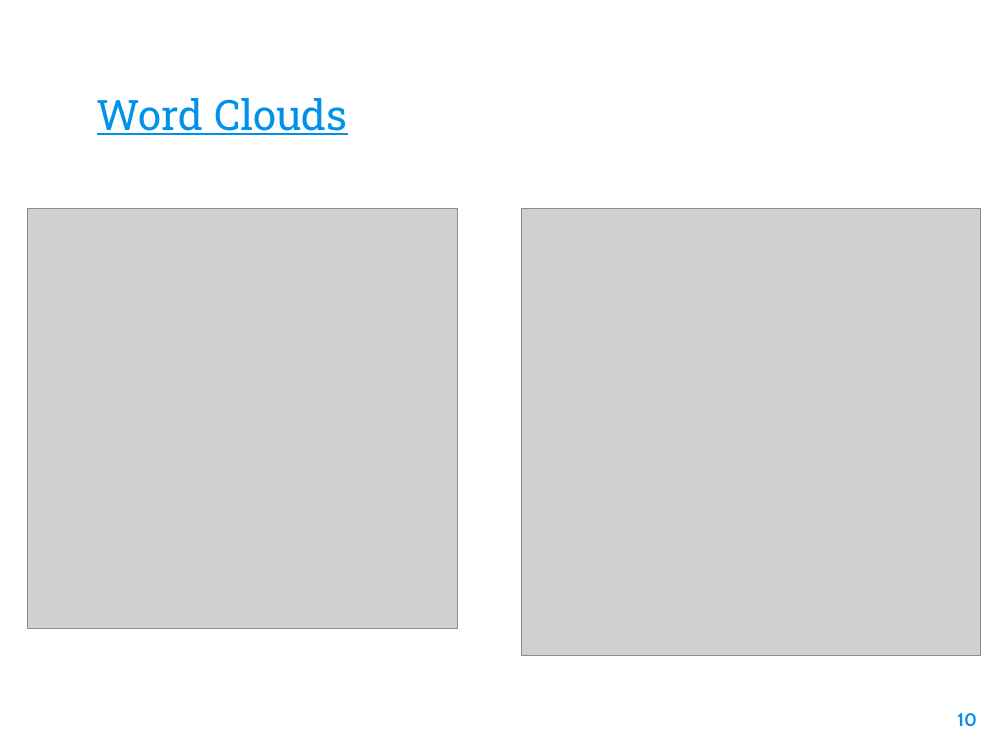
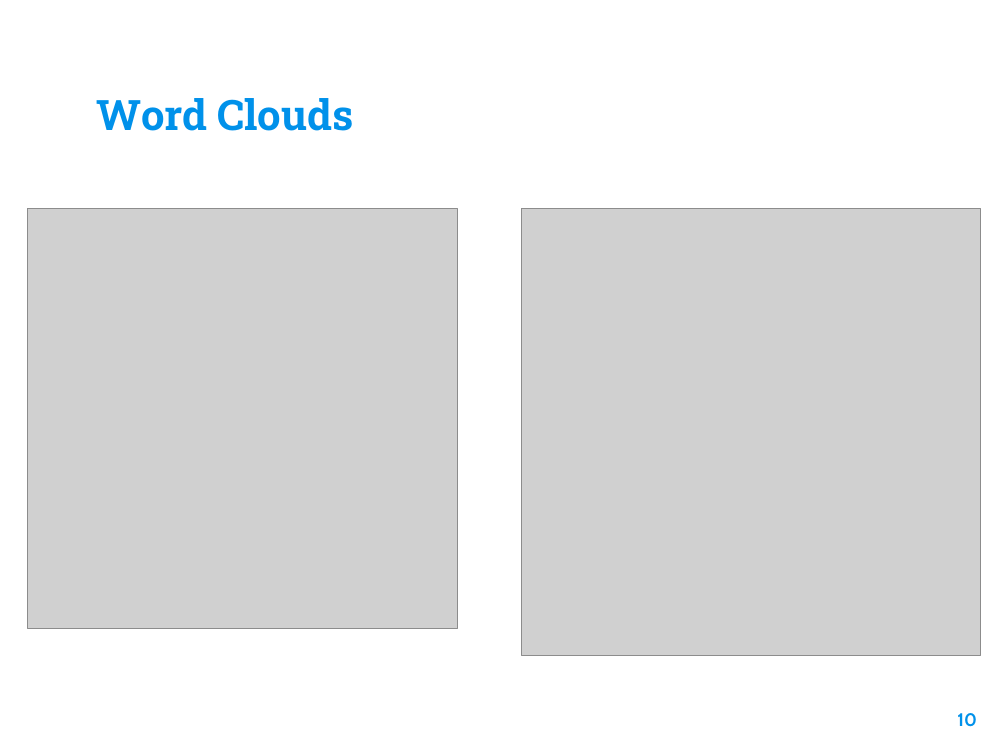
Before and after one commit to eamonious/disaster-tweet-classification, a slide deck: slide 10 of presentation.pptx. Drawn at 1008x756 pixels with LibreOffice and Linux fonts; fonts in the diff are those of the drawing; grey boxes stand for pictures; background and template pictures are left out. Boxes give left, top, right and bottom in pixels: in the first picture for what was removed or moved away, otherwise in the second. Text is boxed around its words. In the diff, an @@ line names an element or a change of style, - is before the commit and + after.

```diff
--- a/presentation.pptx
+++ b/presentation.pptx
@@ title "Word Clouds" at <box>97,98,353,131</box>: bold on, underline off @@
```
Also in this commit, not shown: 10 other slides changed, 15 other files.
